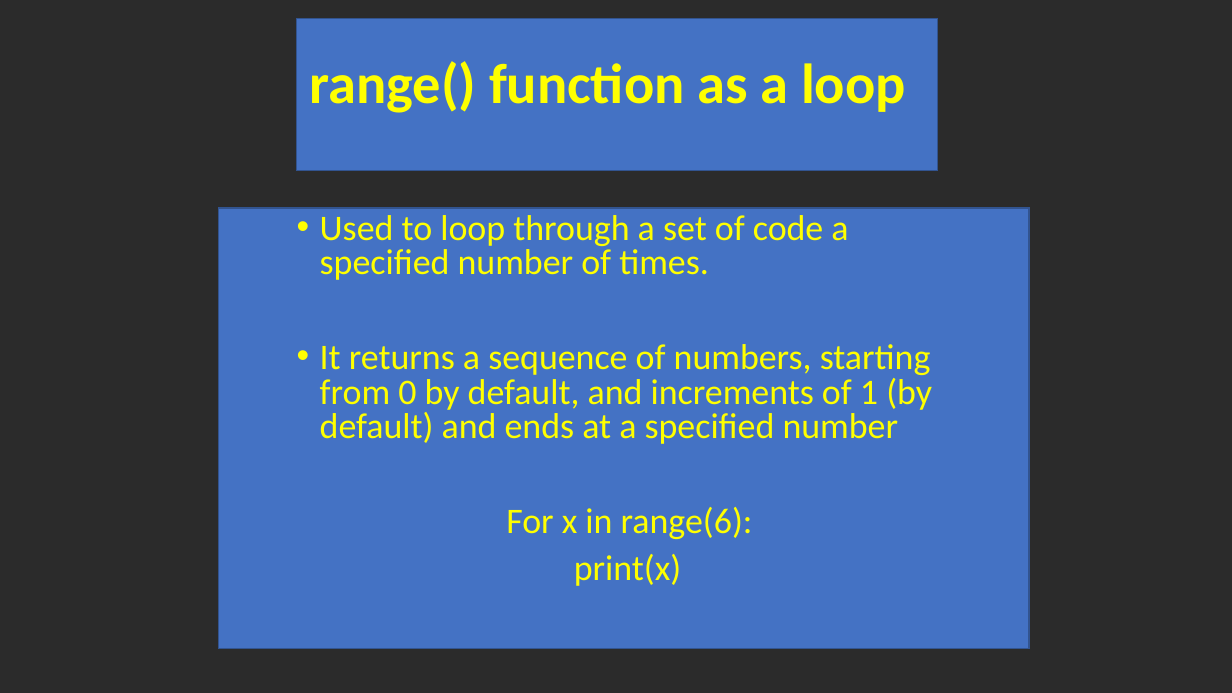
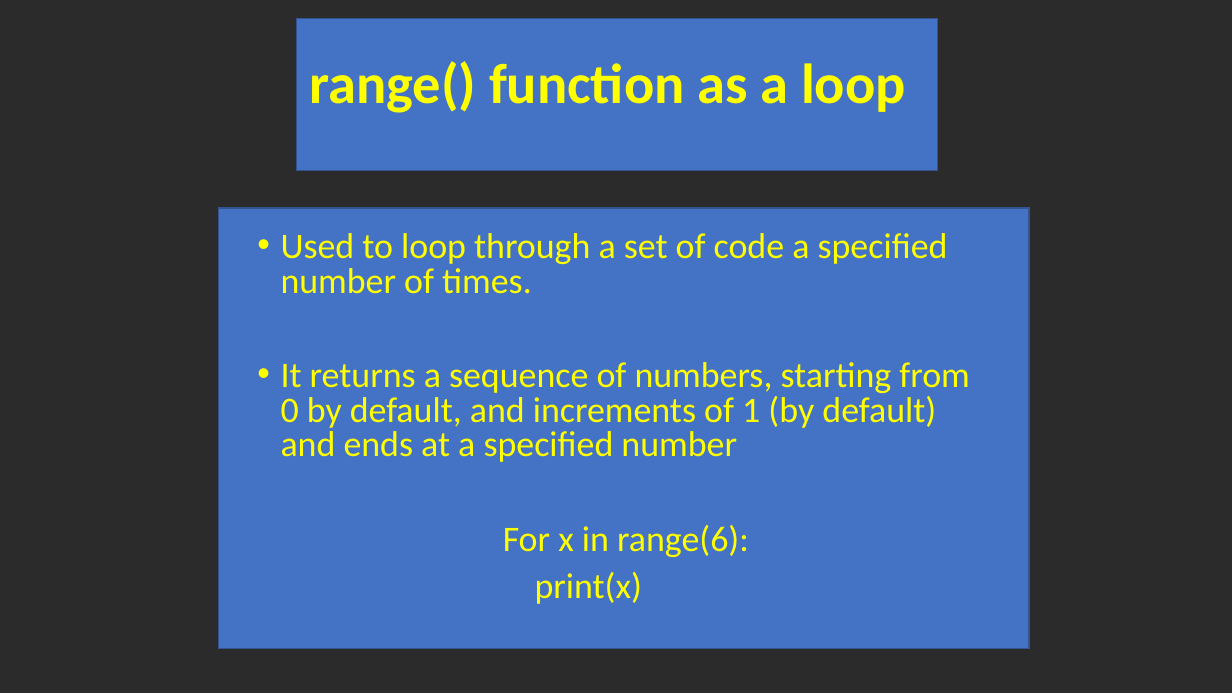
Before and after one commit to torres11991/dap-curriculum, a slide deck: slide 9 of Section06/week2day3.pptx. Drawn at 1232x693 pixels with LibreOffice and Linux fonts; fonts in the diff are those of the drawing; background and template pictures are left out; a plain dark background stands for a picture behind light text. Boxes give left, top, right and bottom in pixels: in the first picture for what was removed or moved away, otherwise in the second. Text is boxed around its words. In the diff, an @@ line names an element or a change of style, - is before the commit and + after.

```diff
--- a/Section06/week2day3.pptx
+++ b/Section06/week2day3.pptx
@@ text "Used to loop through a ..." rewrapped from [320, 215, 932, 586] to [281, 233, 969, 604] @@
```
Also in this commit, not shown: 5 other slides changed, 1 other file.
